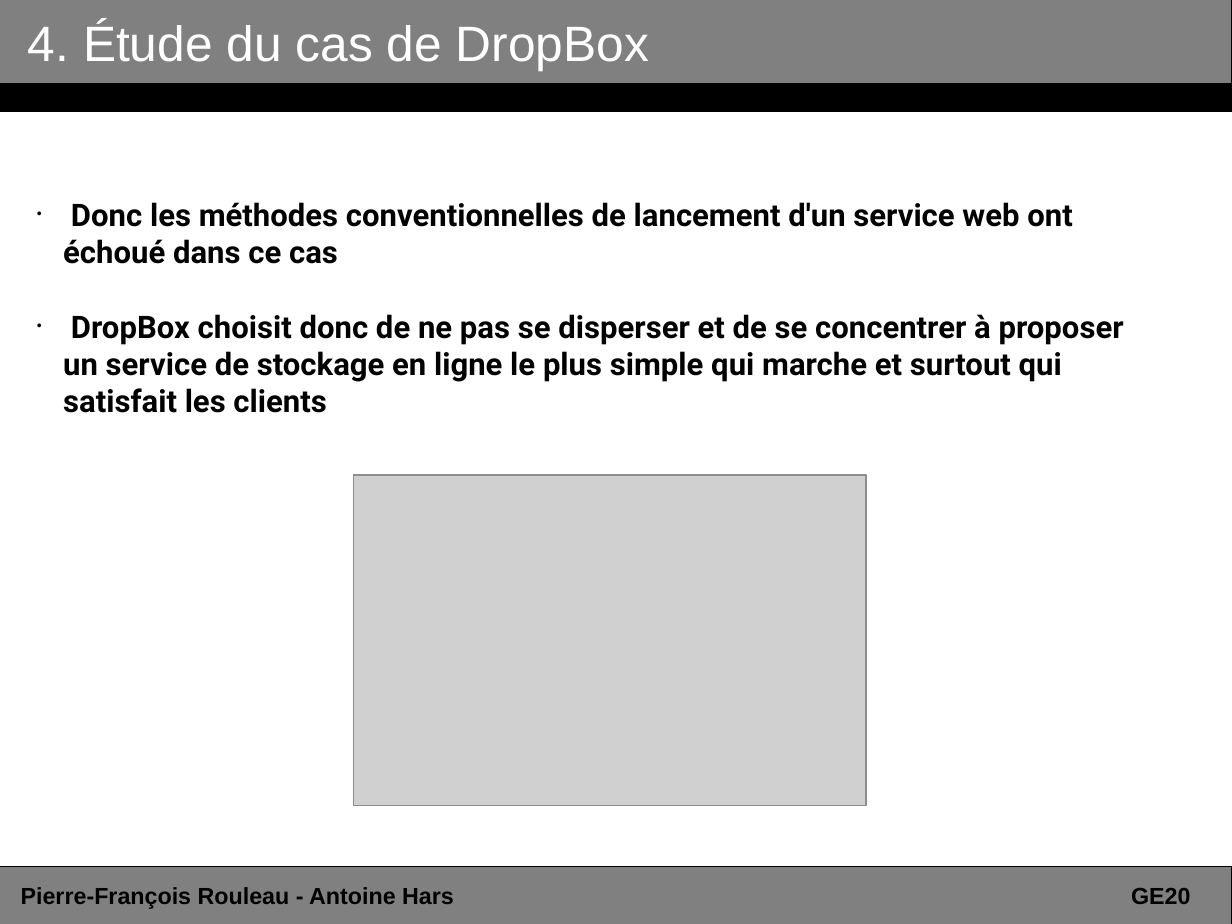
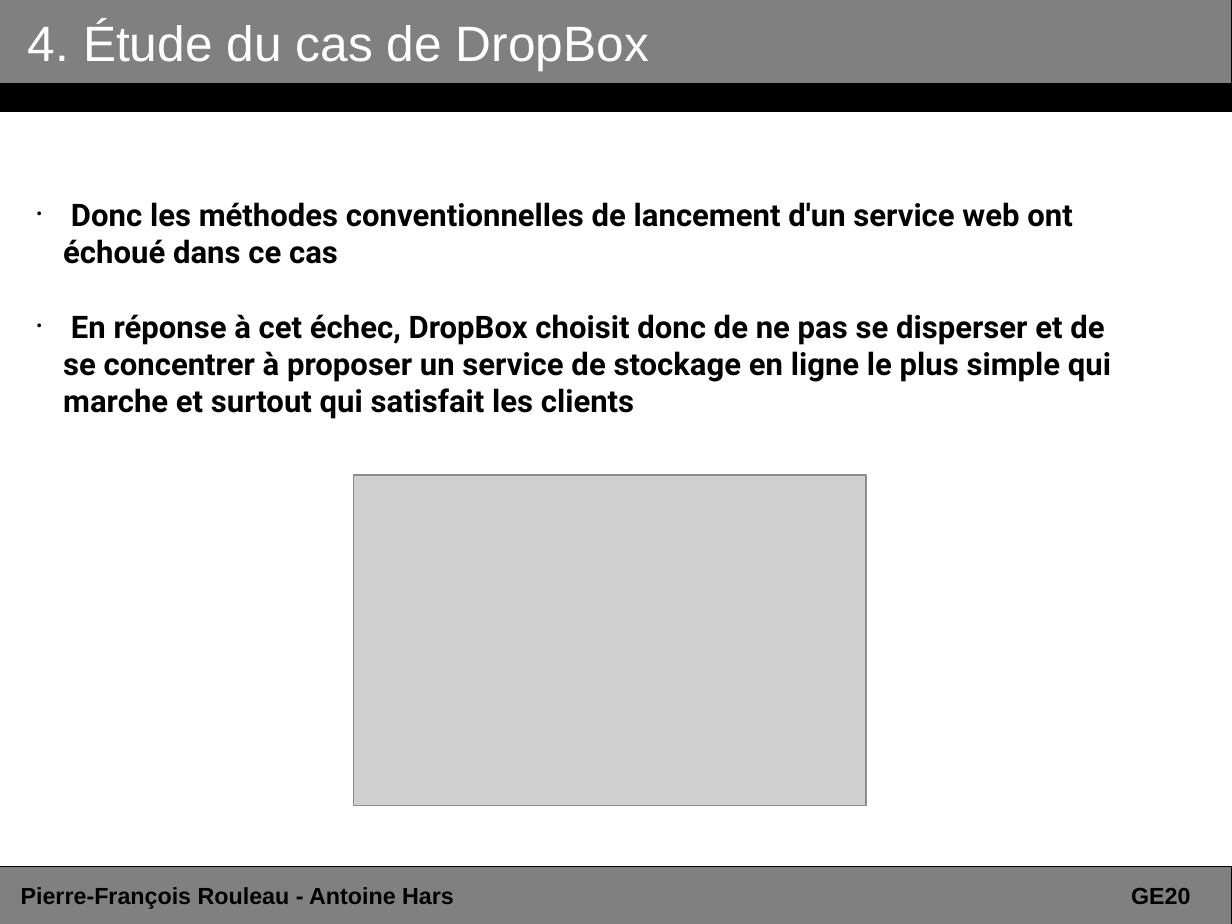
Before and after one commit to ahars/ge20, a slide deck: slide 18 of presentation_dropbox.odp. Drawn at 1232x924 pixels with LibreOffice and Linux fonts; fonts in the diff are those of the drawing; grey boxes stand for pictures. Boxes give left, top, right and bottom in pixels: in the first picture for what was removed or moved away, otherwise in the second. Text is boxed around its words. In the diff, an @@ line names an element or a change of style, - is before the commit and + after.

```diff
--- a/presentation_dropbox.odp
+++ b/presentation_dropbox.odp
@@ subtitle at [63, 314, 1111, 419]: text changed @@
-• DropBox choisit donc de ne pas se disperser et de se concentrer à proposer un service de stockage en ligne le plus simple qui marche et surtout qui satisfait les clients
+• En réponse à cet échec, DropBox choisit donc de ne pas se disperser et de se concentrer à proposer un service de stockage en ligne le plus simple qui marche et surtout qui satisfait les clients
```
Also in this commit, not shown: 7 other slides changed, 3 slides added, 2 other files.
